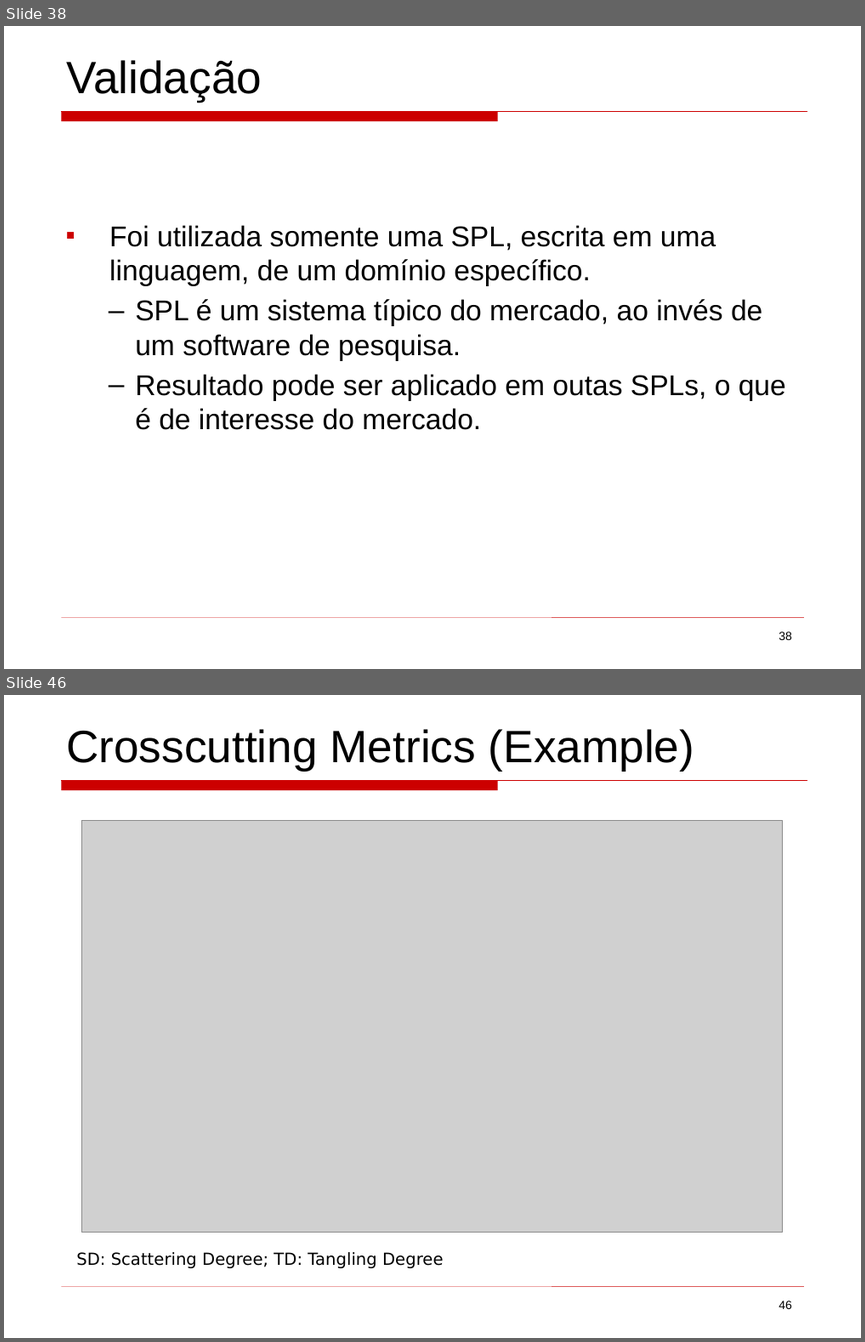
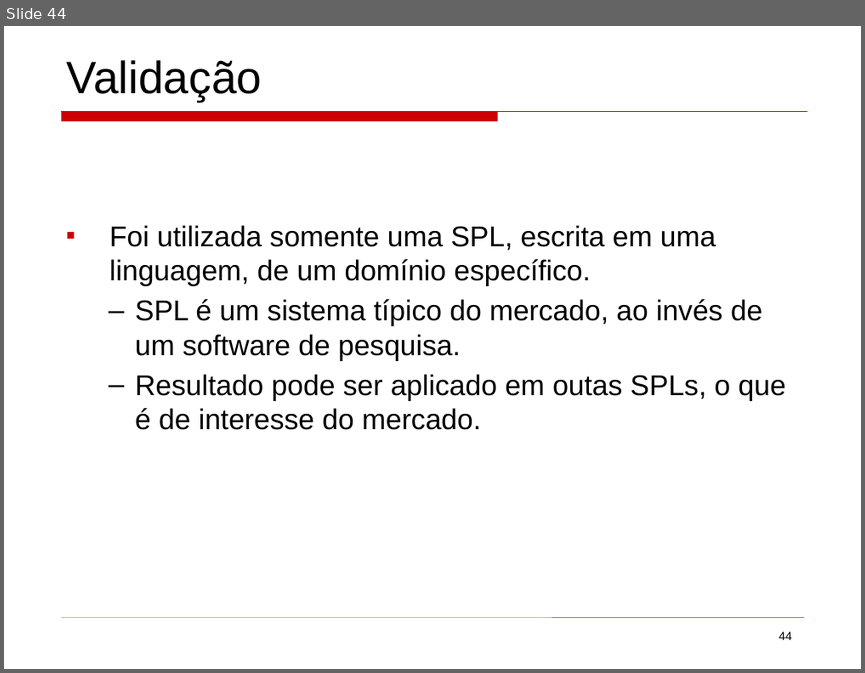
Before and after one commit to mateus51/TPs, a slide deck: ArqSoft/Seminários/background_colors_program_comprehension.ppt. Shown one above the other, each under a label of ours: slides 38 and 46 before the commit, slide 44 after it; the slides between them are not shown. The pictures are 865x1342 and 865x673 pixels, drawn with LibreOffice and Linux fonts; fonts in the diff are those of the drawing; grey boxes stand for pictures. Boxes give left, top, right and bottom in pixels: in the first picture for what was removed or moved away, otherwise in the second. Text is boxed around its words. In the diff, an @@ line names an element or a change of style, - is before the commit and + after.

```diff
--- a/ArqSoft/Seminários/background_colors_program_comprehension.ppt
+++ b/ArqSoft/Seminários/background_colors_program_comprehension.ppt
@@ slide 46 removed at [4, 695, 861, 1338], background #FFFFFF; not listed: 2 template elements that a slide beside it also shows @@
@@ text removed at [66, 729, 694, 771] @@
-Crosscutting Metrics (Example)
@@ picture removed at [82, 821, 783, 1232] @@
@@ text removed at [76, 1252, 443, 1268] @@
-SD: Scattering Degree; TD: Tangling Degree
@@ page number removed at [778, 1300, 792, 1309] @@
-46
@@ what was slide 38 is now slide 44 @@
@@ page number at [778, 631, 792, 640]: text changed @@
-38
+44
```
Also in this commit, not shown: 2 slides changed, 8 slides added, 25 other slides removed.
